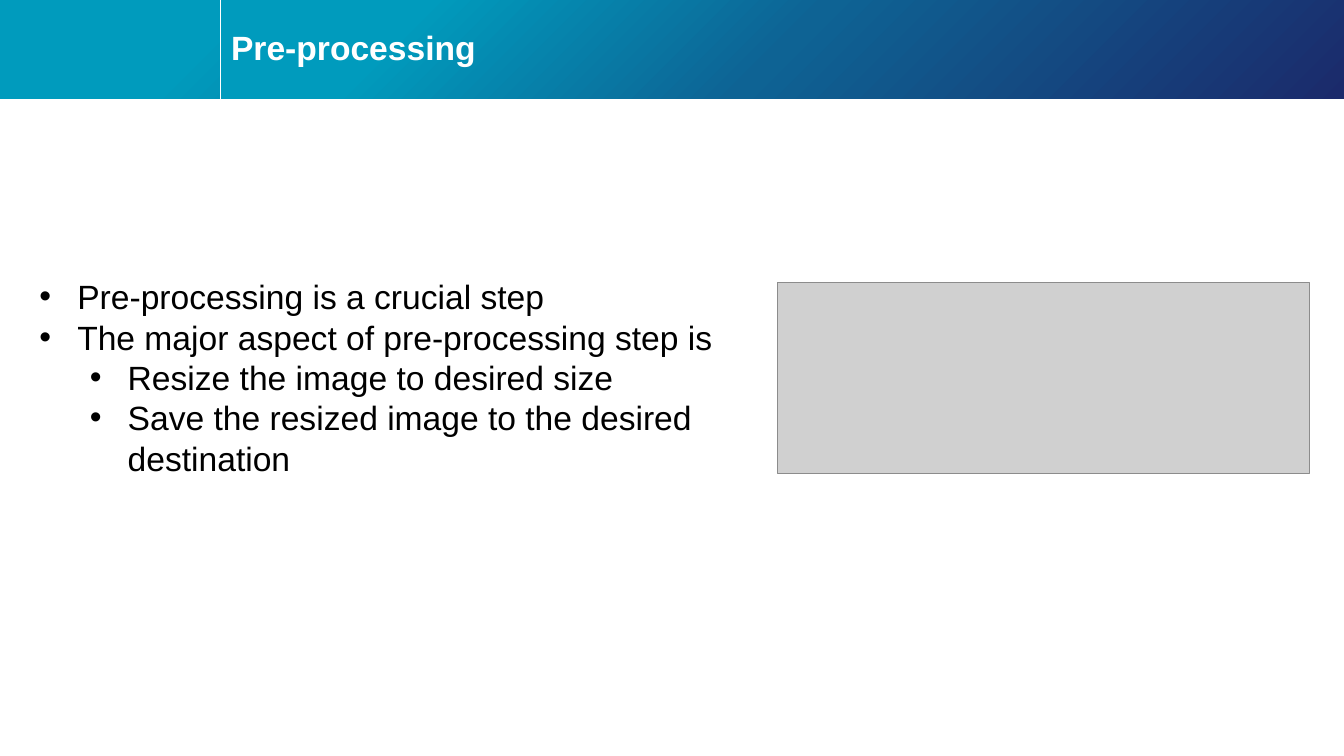
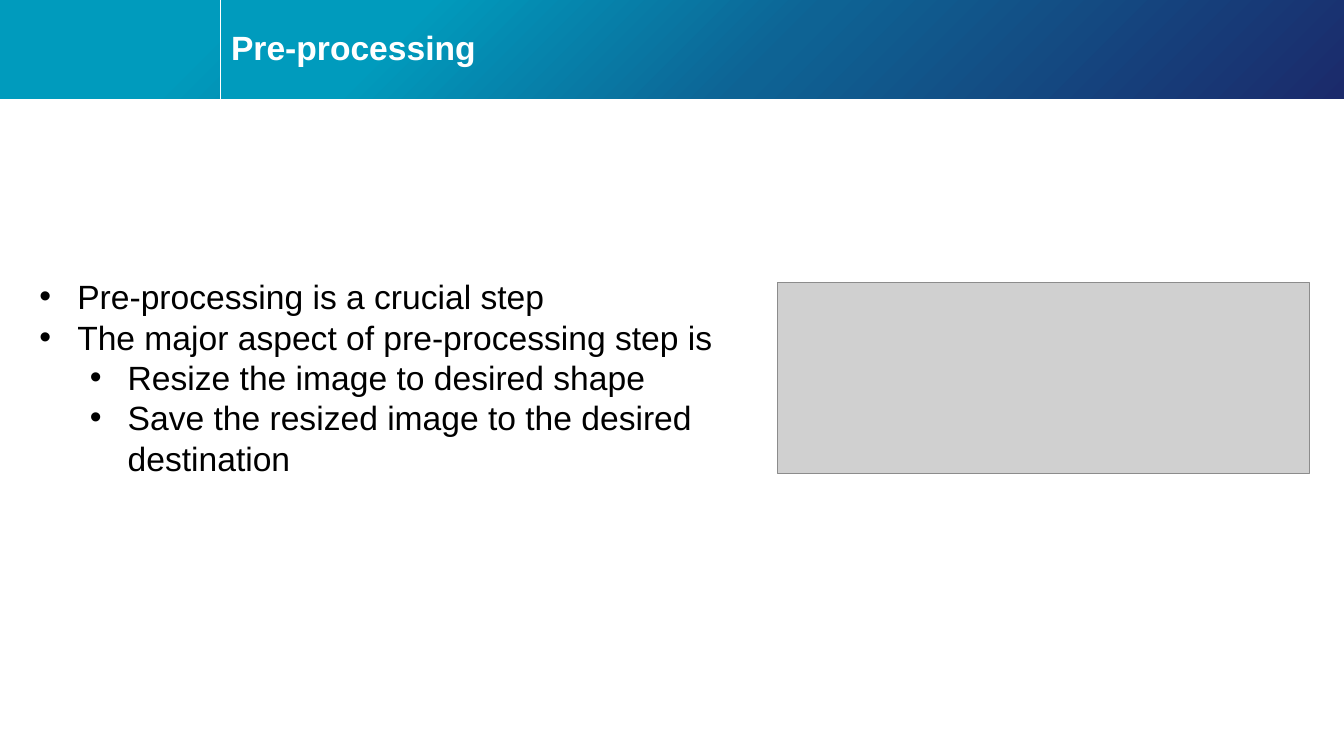
Before and after one commit to Srushanth/UoN-COMP4106-Face-Recognition-using-MATLAB, a slide deck: slide 4 of Presentation/Presentation-Sample.pptx (slide 5 before the commit). Drawn at 1344x756 pixels with LibreOffice and Linux fonts; fonts in the diff are those of the drawing; grey boxes stand for pictures; background and template pictures are left out. Boxes give left, top, right and bottom in pixels: in the first picture for what was removed or moved away, otherwise in the second. Text is boxed around its words. In the diff, an @@ line names an element or a change of style, - is before the commit and + after.

```diff
--- a/Presentation/Presentation-Sample.pptx
+++ b/Presentation/Presentation-Sample.pptx
@@ text at [128, 365, 645, 397]: text changed @@
-  • Resize the image to desired size
+  • Resize the image to desired shape
```
Also in this commit, not shown: 4 other slides changed, 1 slide added, 2 slides removed, 2 other files.
